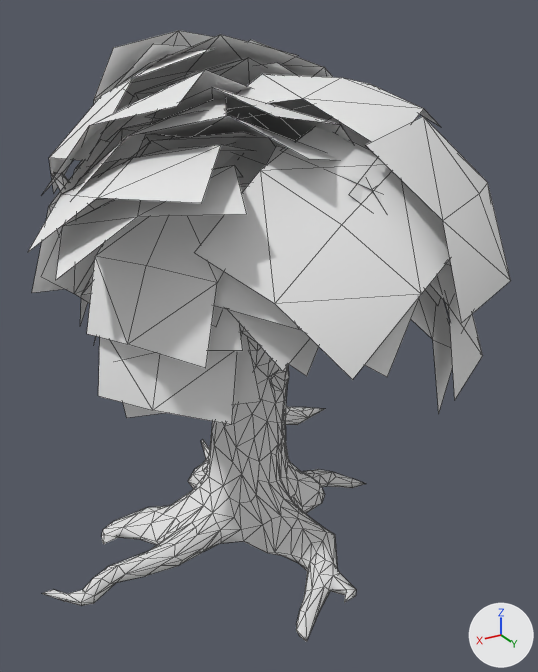
Two versions of the OBJ model FunGame/Assets/GameAssets/EnvironmentAssets/V_Retreat/Brett/Trees/Oak/Oak.obj, one commit apart.
The view is the same before and after, from a camera (50 mm lens) standing at (12.1, 23.8, 18.8) and looking at (-0.6, 2.7, 8.3). Arrows for +X, +Y and +Z are at lower right; the lights stay in place. Mesh edges are drawn as thin lines. Where no turn or scale is listed for an object, it has been applied to the vertices. Vertices at the same position are counted once.

In view in the first picture: 'Oak'.
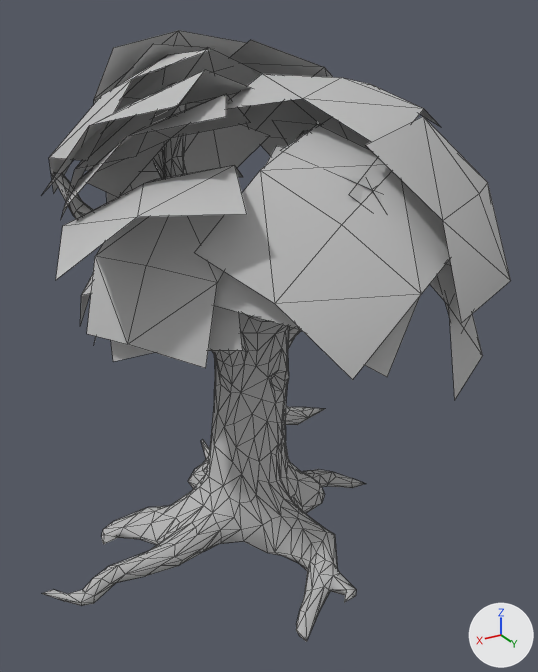
What differs and where, as boxes [x1, y1, x2, y2] in the pictures (538 x 672 px):
```json
{"object": "Oak", "change": "reshaped", "before": [28, 30, 511, 642], "after": [42, 30, 511, 642]}
{"part": 1, "of": "me_oak", "change": "deleted", "before": [28, 34, 453, 425]}
{"part": 2, "of": "me_oak", "change": "recoloured", "before": [42, 172, 364, 642], "after": [42, 172, 364, 642]}
{"part": 3, "of": "me_oak", "change": "recoloured", "before": [45, 30, 511, 399], "after": [45, 30, 511, 399], "on screen": "white to grey"}
```

Scene script edits in JSON lines:
```json
{"op": "add", "block": "mat_initialshadinggroup", "code": ["mat_initialshadinggroup = principled_material('initialShadingGroup')", "mat_initialshadinggroup.base_color = (0.5, 0.5, 0.5)  # grey #bcbcbc", "mat_initialshadinggroup.roughness = 1.0"]}
{"block": "me_oak", "where": "# used by ob_oak; location = (0.0, 0.0, 0.0)"}
{"op": "remove", "block": "me_oak", "code": "me_oak.from_pydata(...)  # 1437 vertices, 2378 faces; spans x -8.3..8.4, y -5.8..9.9, z -0.9..18.4"}
{"op": "add", "block": "me_oak", "code": "me_oak.from_pydata(...)  # 1203 vertices, 2170 faces; spans x -8.3..8.4, y -5.8..9.9, z -0.9..18.4"}
{"block": "me_oak", "change": "me_oak part 1: 26 loose pieces with 234 vertices, spanning x -7.8..7.7, y -4.6..9.1, z 6.6..18.3, are deleted"}
{"block": "me_oak", "change": "me_oak part 2: 1986 faces spanning x -8.3..8.4, y -4.9..8.7, z -0.9..16.6 switch from mat_oaklow_defaultmat (white #e7e7e7) to mat_initialshadinggroup (grey #bcbcbc)"}
{"block": "me_oak", "change": "me_oak part 3: 184 faces spanning x -8.3..7.3, y -5.8..9.9, z 8.1..18.4 switch from mat_tree_leaves4sg (white #e7e7e7) to mat_initialshadinggroup (grey #bcbcbc)"}
```
